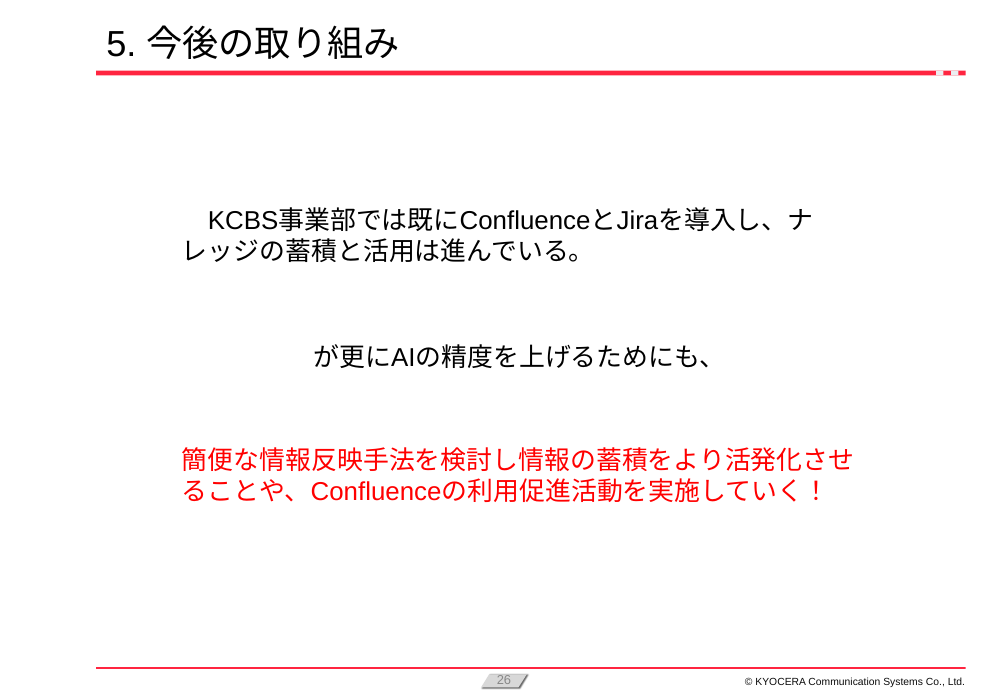
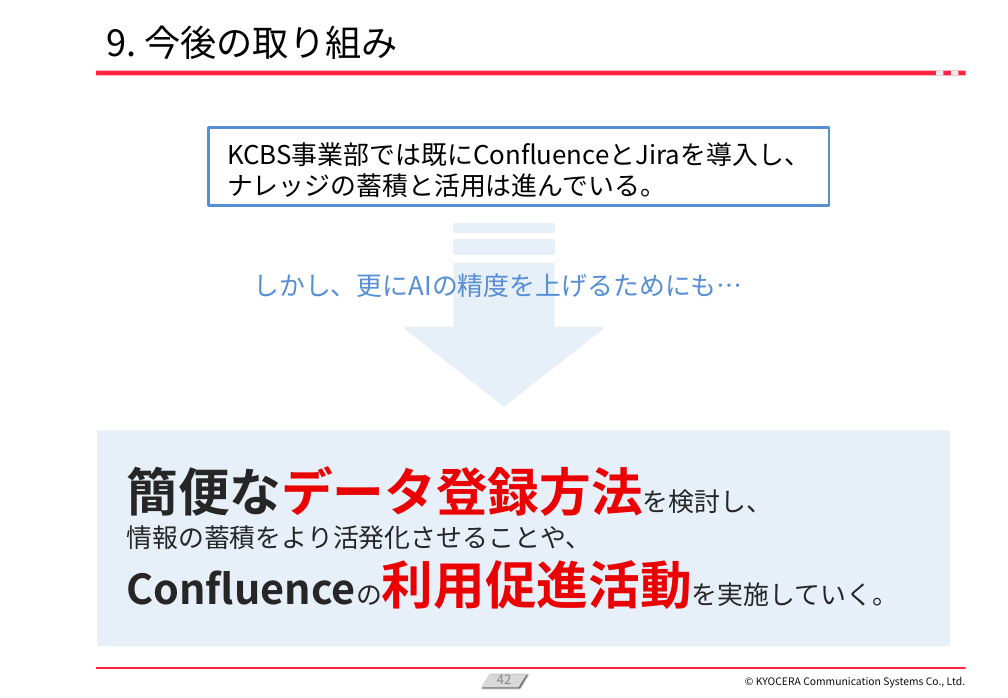
Before and after one commit to KanataOsako/SCSA, a slide deck: slide 42 of src/研究レポート/業務改善【大迫かなた】2024年予選会資料.pptx (slide 26 before the commit). Drawn at 1008x698 pixels with LibreOffice and Linux fonts; fonts in the diff are those of the drawing; background and template pictures are left out. Boxes give left, top, right and bottom in pixels: in the first picture for what was removed or moved away, otherwise in the second. Text is boxed around its words. In the diff, an @@ line names an element or a change of style, - is before the commit and + after.

```diff
--- a/src/研究レポート/業務改善【大迫かなた】2024年予選会資料.pptx
+++ b/src/研究レポート/業務改善【大迫かなた】2024年予選会資料.pptx
@@ title at [106,25,398,59]: text changed; font Arial to Noto Sans CJK JP @@
-5. 今後の取り組み
+9. 今後の取り組み
@@ rectangle "KCBS事業部では既にConfluenceとJiraを導入し、": place and size @@
-rectangle "KCBS事業部では既にConfluenceとJiraを導入し、" at [182,208,814,262]
+rectangle "KCBS事業部では既にConfluenceとJiraを導入し、" at [208,128,829,206]
@@ rectangle "KCBS事業部では既にConfluenceとJiraを導入し、" at [208,128,829,206]: outline none to #558ED5 2.25 pt @@
@@ text in rectangle at [227,142,810,197]: text changed; font Arial to Noto Sans CJK JP @@
-KCBS事業部では既にConfluenceとJiraを導入し、ナレッジの蓄積と活用は進んでいる。
+KCBS事業部では既にConfluenceとJiraを導入し、
+ナレッジの蓄積と活用は進んでいる。
@@ rectangle added at [454,224,553,232], fill #E7EFF9, outline #E7EFF9 2 pt @@
@@ down arrow added at [406,264,602,406], fill #E7EFF9, outline #E7EFF9 2 pt @@
@@ rectangle added at [454,241,553,254], fill #E7EFF9, outline #E7EFF9 2 pt @@
@@ text at [253,273,742,297]: text changed; font Arial to Noto Sans CJK JP; text colour #000000 to #558ED5 @@
-が更にAIの精度を上げるためにも、
+しかし、更にAIの精度を上げるためにも…
@@ rectangle added at [97,430,950,646], fill #E7EFF9, 20 pt, text #262626 @@
+簡便なデータ登録方法を検討し、
+情報の蓄積をより活発化させることや、
+Confluenceの利用促進活動を実施していく。
@@ text removed at [182,447,855,502] @@
-簡便な情報反映手法を検討し情報の蓄積をより活発化させることや、Confluenceの利用促進活動を実施していく！
@@ page number at [497,674,511,689]: text changed; font Arial to Noto Sans CJK JP @@
-26
+42
@@ text "© KYOCERA Communication Systems Co., ..." at [756,677,965,688]: font Arial to Noto Sans CJK JP @@
```
Also in this commit, not shown: 22 other slides changed, 23 slides added, 6 slides removed, 2 other files.
